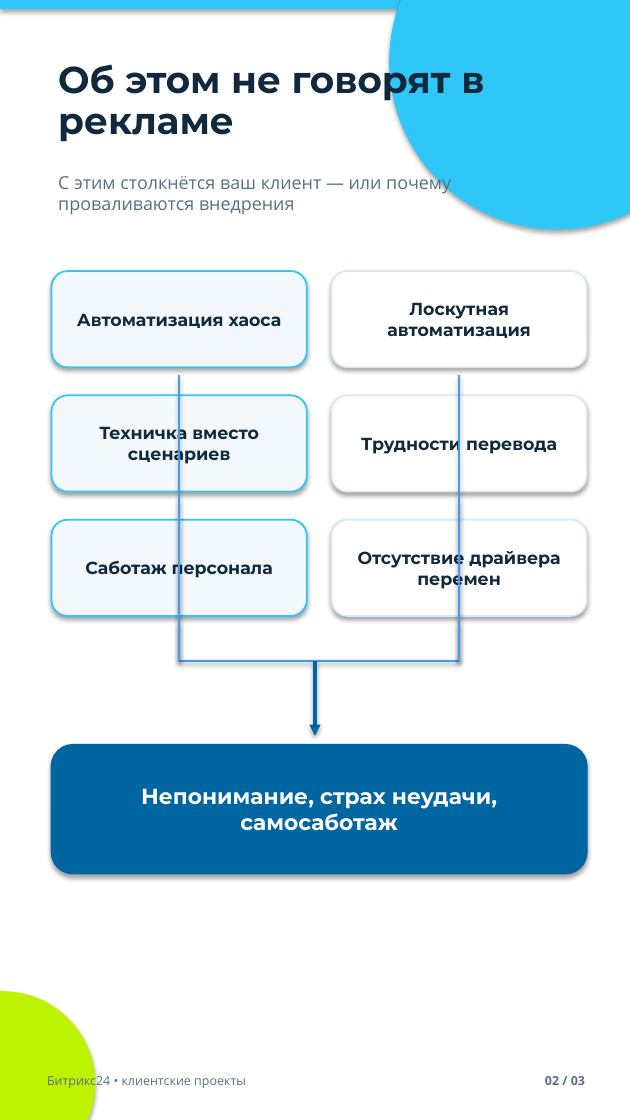
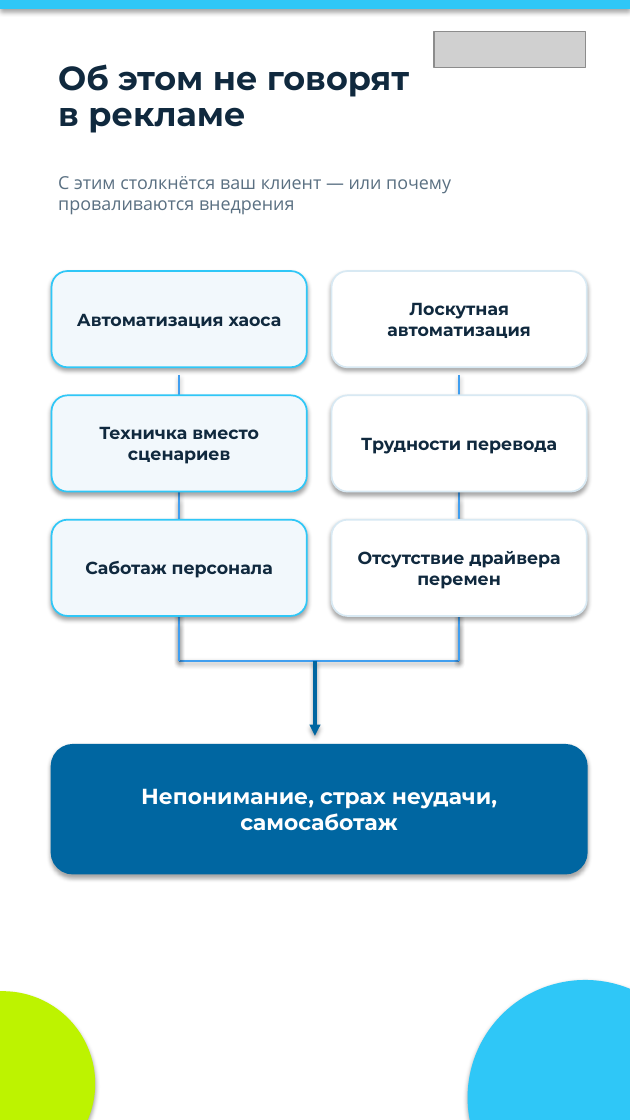
Before and after one commit to mobileburg/Test, a slide deck: slide 2 of presentation/output/Bitrix24_klientskie_proekty_Mobile_9x16.pptx. Drawn at 630x1120 pixels with LibreOffice and Linux fonts; fonts in the diff are those of the drawing; grey boxes stand for pictures. Boxes give left, top, right and bottom in pixels: in the first picture for what was removed or moved away, otherwise in the second. Text is boxed around its words. In the diff, an @@ line names an element or a change of style, - is before the commit and + after.

```diff
--- a/presentation/output/Bitrix24_klientskie_proekty_Mobile_9x16.pptx
+++ b/presentation/output/Bitrix24_klientskie_proekty_Mobile_9x16.pptx
@@ ellipse removed at (390, 0, 630, 230) @@
@@ picture added at (435, 31, 586, 68) @@
@@ text "Об этом не говорят в ..." at (58, 64, 409, 133): size 24 to 21.5 pt @@
@@ ellipse added at (467, 981, 630, 1120), fill #2FC7F7 @@
@@ text removed at (47, 1073, 246, 1089) @@
-Битрикс24 • клиентские проекты
@@ text removed at (545, 1076, 585, 1085) @@
-02 / 03
```
Also in this commit, not shown: 2 other slides changed, 6 other files.
